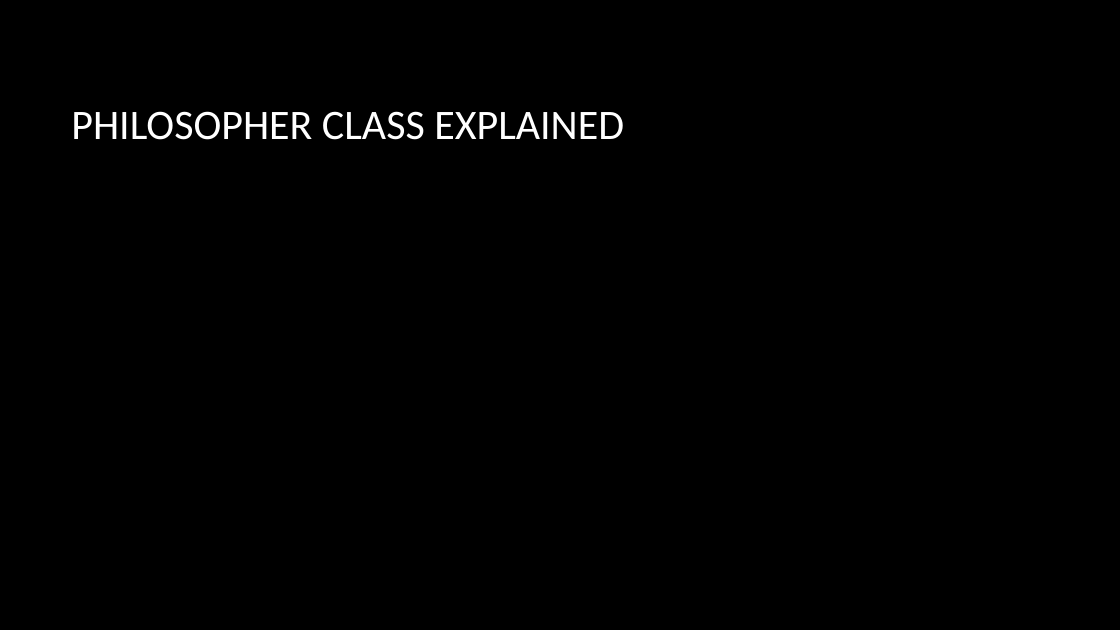
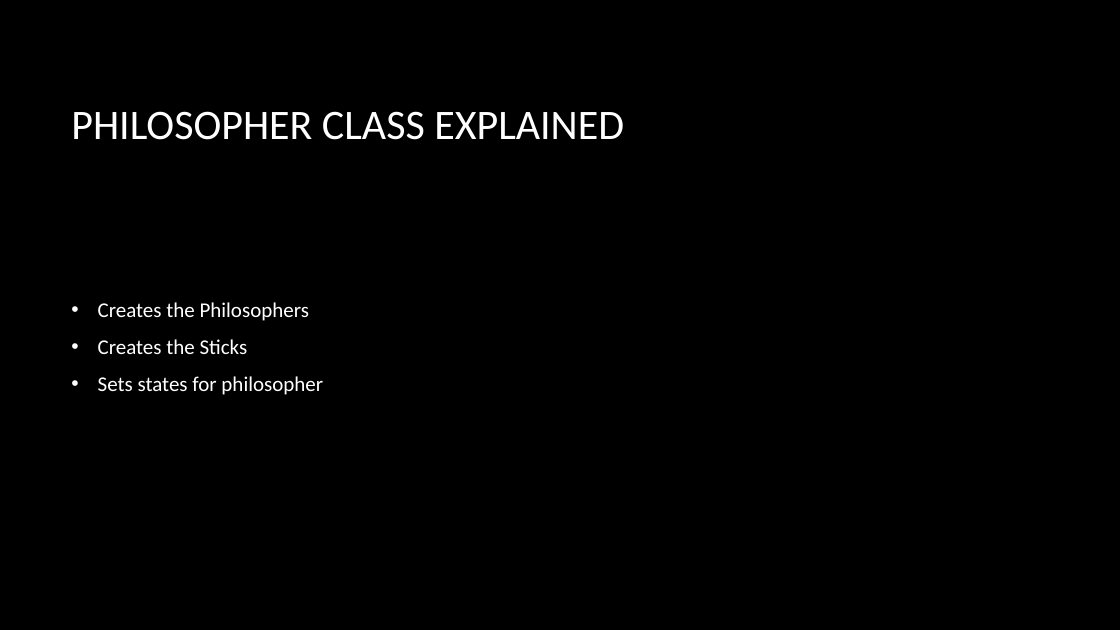
Before and after one commit to olivermclane/PhilosopherProject, a slide deck: slide 8 of Presentation.pptx (slide 6 before the commit). Drawn at 1120x630 pixels with LibreOffice and Linux fonts; fonts in the diff are those of the drawing; background and template pictures are left out. Boxes give left, top, right and bottom in pixels: in the first picture for what was removed or moved away, otherwise in the second. Text is boxed around its words. In the diff, an @@ line names an element or a change of style, - is before the commit and + after.

```diff
--- a/Presentation.pptx
+++ b/Presentation.pptx
@@ text added at [98, 302, 323, 395], 18 pt, text #FFFFFF @@
+• Creates the Philosophers
+• Creates the Sticks
+• Sets states for philosopher
```
Also in this commit, not shown: 3 other slides changed, 1 slide added.
